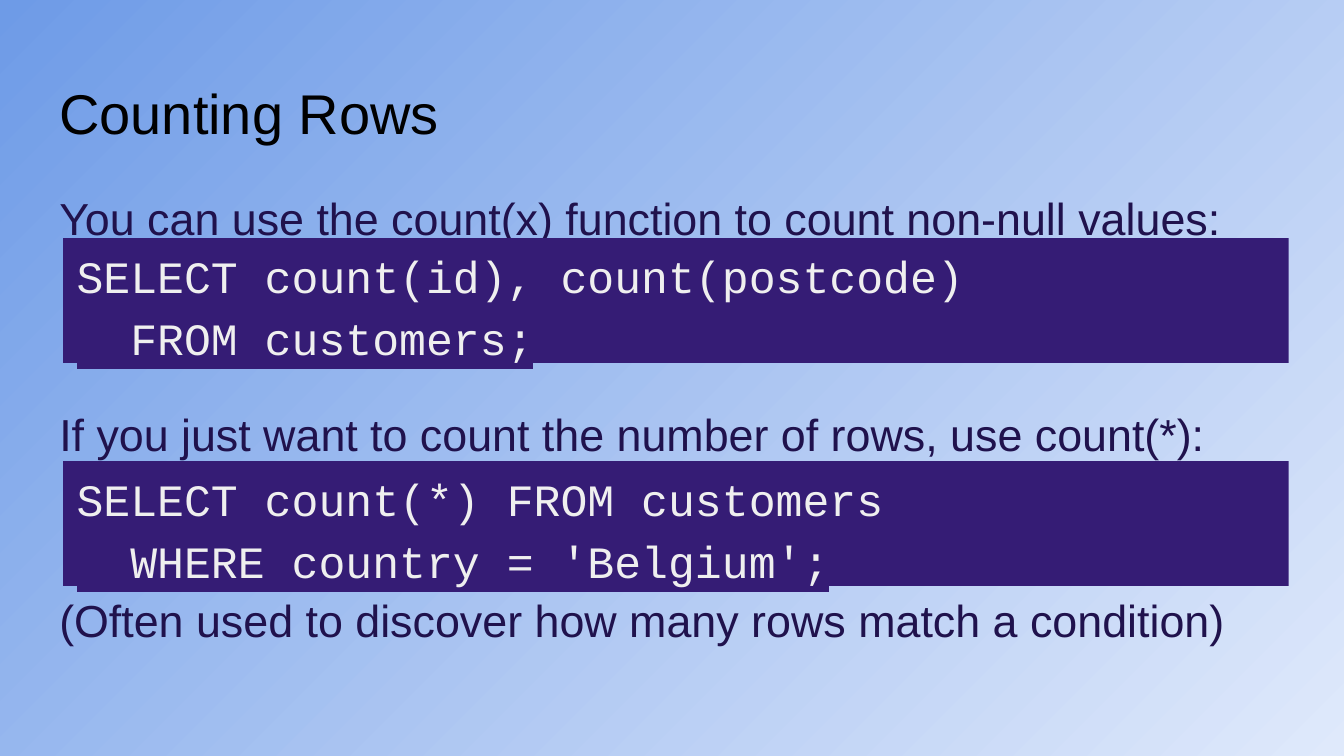
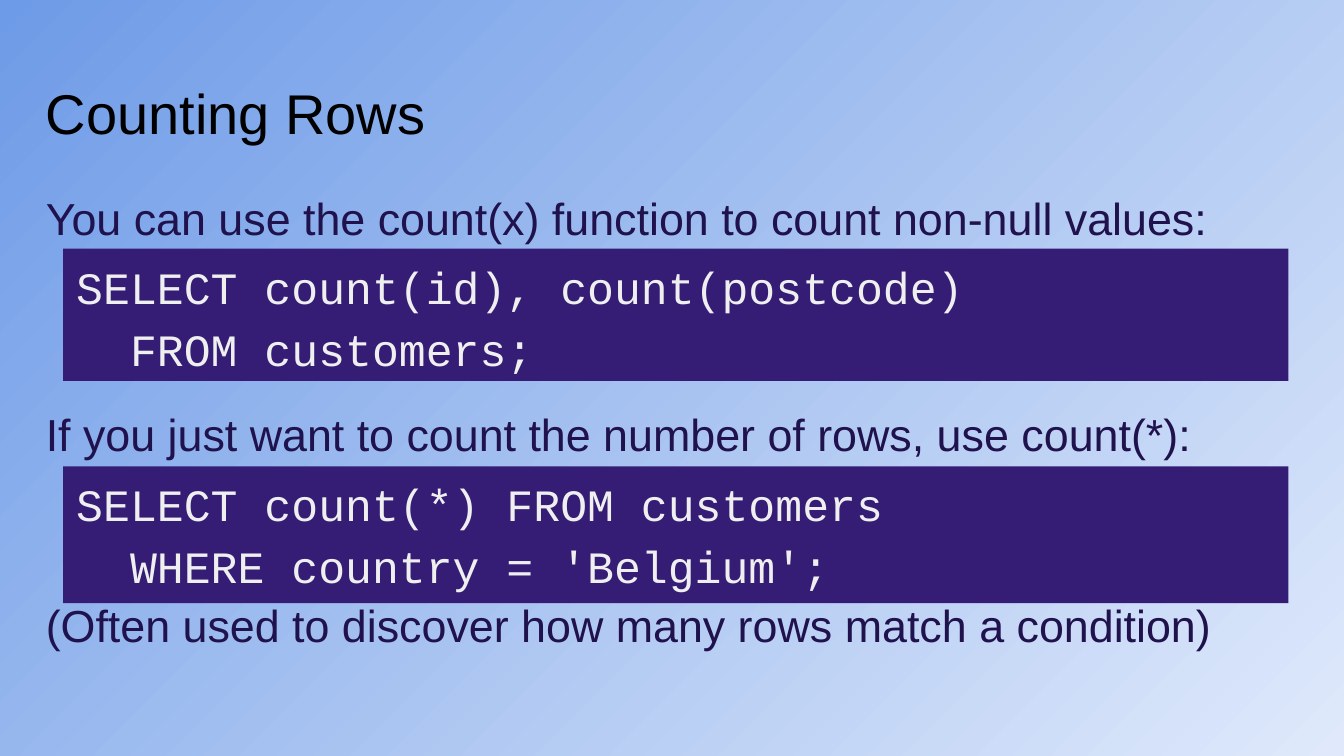
Before and after one commit to CodeYourFuture/syllabus, a slide deck: slide 5 of docs/db/db_b/week-2/CYF_DB_2.pptx. Drawn at 1344x756 pixels with LibreOffice and Linux fonts; fonts in the diff are those of the drawing. Boxes give left, top, right and bottom in pixels: in the first picture for what was removed or moved away, otherwise in the second. Text is boxed around its words. In the diff, an @@ line names an element or a change of style, - is before the commit and + after.

```diff
--- a/docs/db/db_b/week-2/CYF_DB_2.pptx
+++ b/docs/db/db_b/week-2/CYF_DB_2.pptx
@@ title "Counting Rows" moved from (x1=59, y1=93, x2=439, y2=144) to (x1=46, y1=93, x2=425, y2=144) @@
@@ text "You can use the count(x) ..." rewrapped from (x1=59, y1=202, x2=1224, y2=646) to (x1=46, y1=202, x2=1211, y2=651) @@
@@ rectangle "SELECT count(id), count(postcode)" at (x1=63, y1=249, x2=1289, y2=380): highlight #351C75 to none @@
@@ rectangle "SELECT count(id), count(postcode)" resized from (x1=63, y1=238, x2=1289, y2=363) to (x1=63, y1=249, x2=1289, y2=380) @@
@@ rectangle "SELECT count(*) FROM customers" resized from (x1=63, y1=461, x2=1289, y2=586) to (x1=63, y1=466, x2=1289, y2=603) @@
@@ rectangle "SELECT count(*) FROM customers" at (x1=63, y1=466, x2=1289, y2=603): highlight #351C75 to none @@
```
Also in this commit, not shown: 23 other slides changed, 4 slides added, 2 other files.
